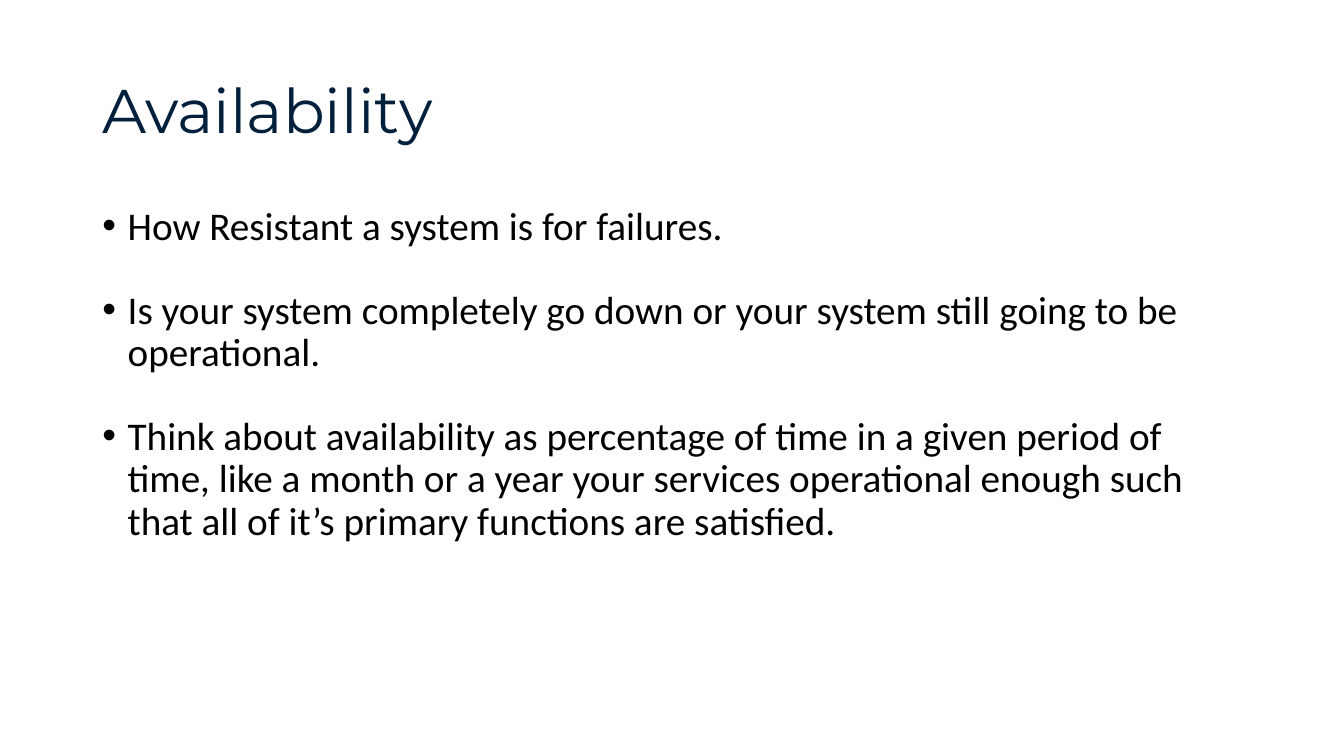
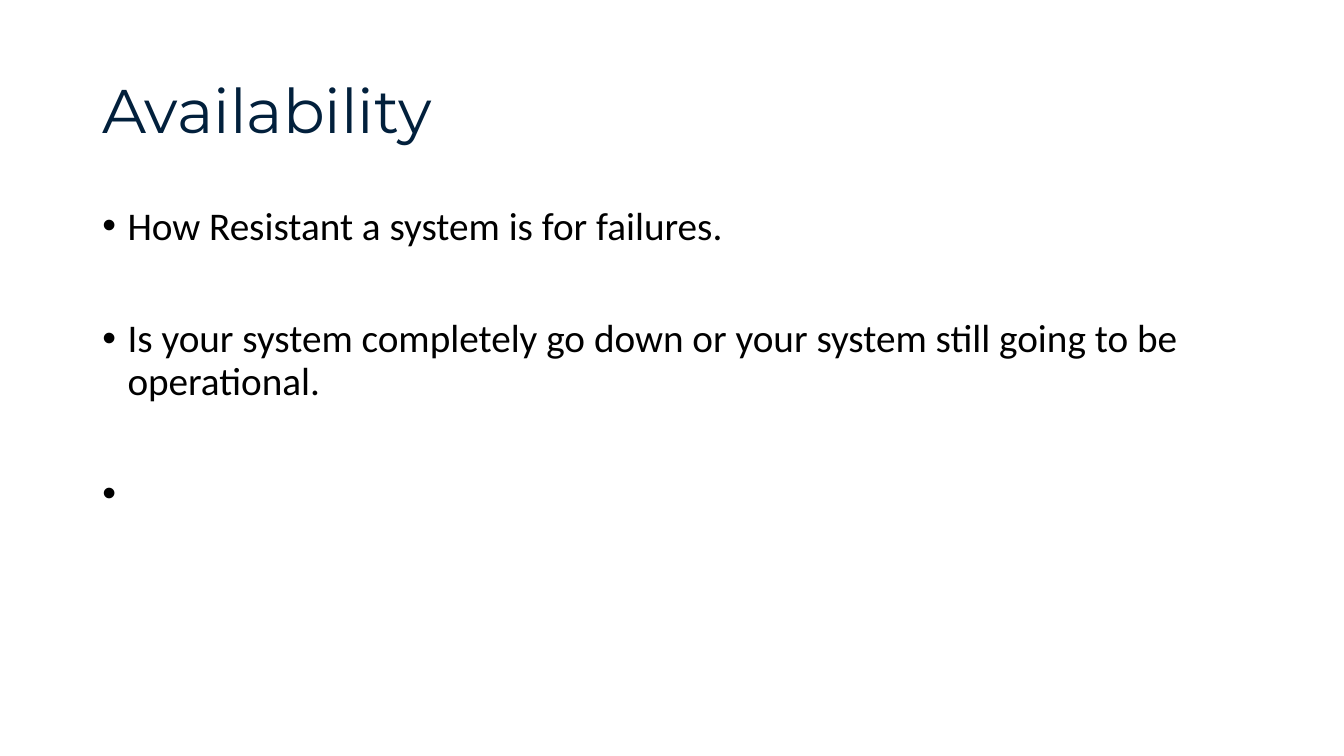
Before and after one commit to aamirfayaz/reactive_architecture, a slide deck: slide 2 of system_design/udemy_1_system_design/latency_throughput/Availability.pptx. Drawn at 1344x756 pixels with LibreOffice and Linux fonts; fonts in the diff are those of the drawing. Boxes give left, top, right and bottom in pixels: in the first picture for what was removed or moved away, otherwise in the second. Text is boxed around its words. In the diff, an @@ line names an element or a change of style, - is before the commit and + after.

```diff
--- a/system_design/udemy_1_system_design/latency_throughput/Availability.pptx
+++ b/system_design/udemy_1_system_design/latency_throughput/Availability.pptx
@@ text at (128, 422, 1183, 542): paragraph removed @@
-• Think about availability as percentage of time in a given period of time, like a month or a year your services operational enough such that all of it’s primary functions are satisfied.
```
Also in this commit, not shown: 3 other slides changed, 1 slide added, 1 slide removed, 2 other files.
